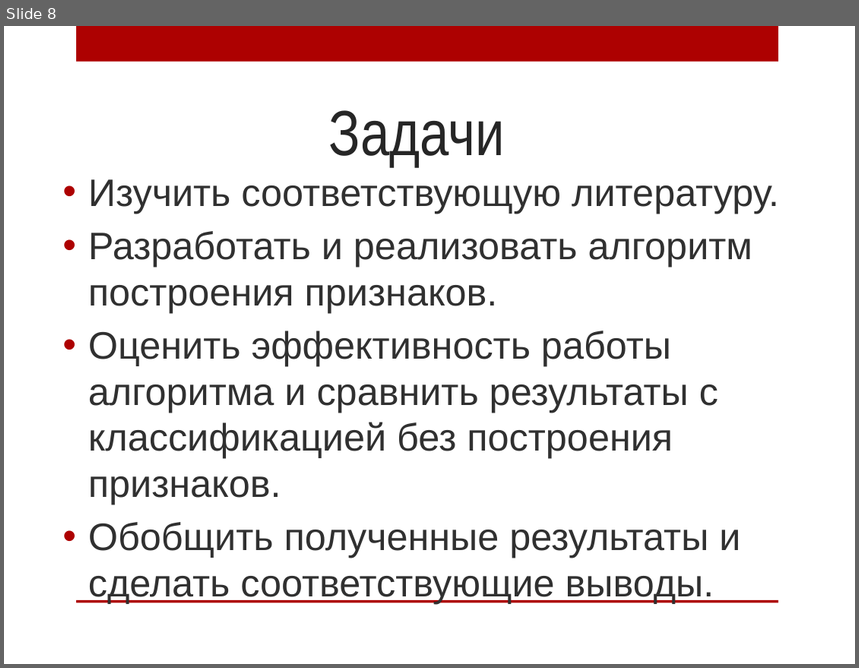
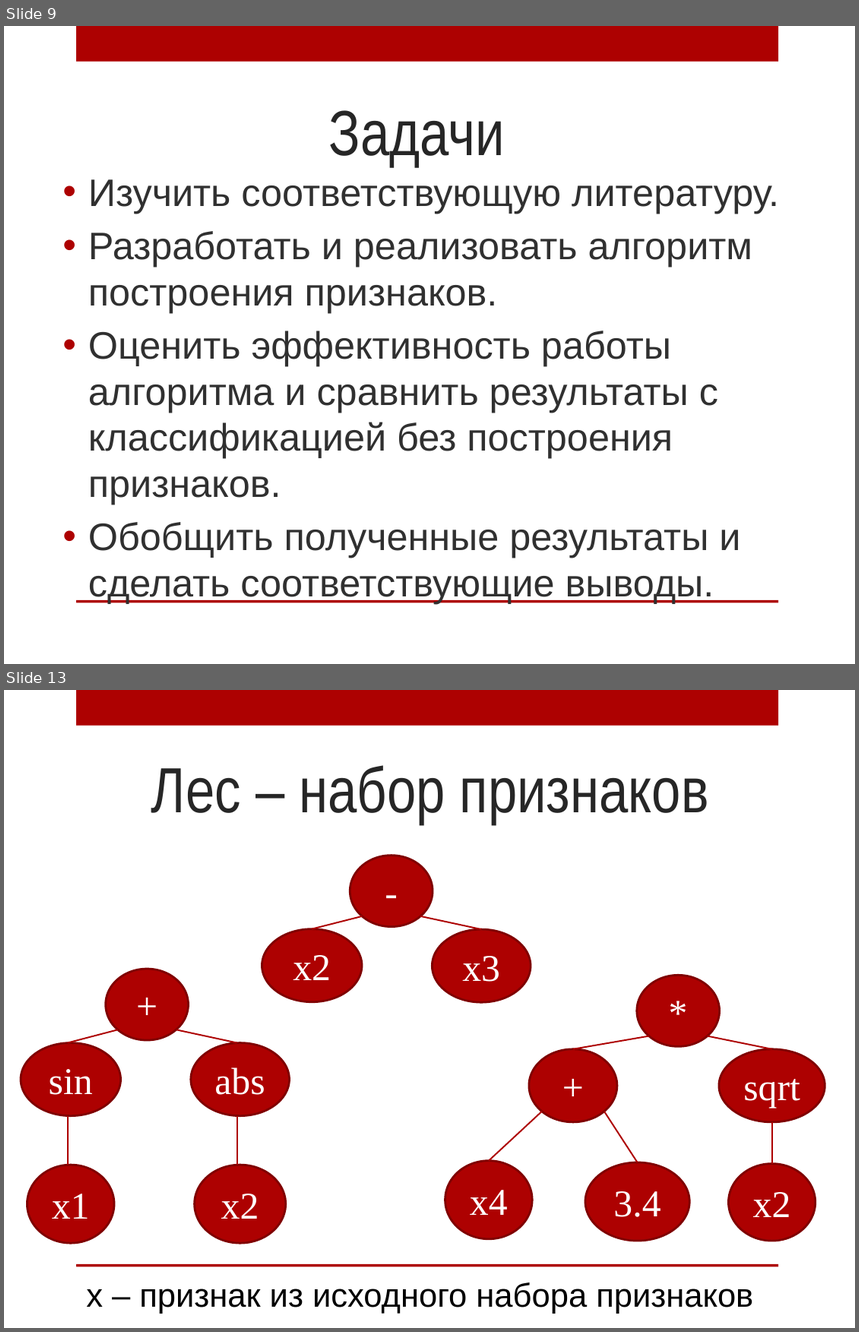
Before and after one commit to AnnaIbakaeva/Genetic, a slide deck: Диплом/Магистратура.pptx. Shown one above the other, each under a label of ours: slide 8 before the commit, slides 9 and 13 after it; the slides between them are not shown. The pictures are 859x668 and 859x1332 pixels, drawn with LibreOffice and Linux fonts; fonts in the diff are those of the drawing; background and template pictures are left out. Boxes give left, top, right and bottom in pixels: in the first picture for what was removed or moved away, otherwise in the second. Text is boxed around its words. In the diff, an @@ line names an element or a change of style, - is before the commit and + after.

```diff
--- a/Диплом/Магистратура.pptx
+++ b/Диплом/Магистратура.pptx
@@ slide 13 added at <box>4,690,855,1328</box>, background picture (left out); not listed: 2 template elements that a slide beside it also shows @@
@@ title added at <box>151,765,709,824</box>, 54 pt, text #262626 @@
+Лес – набор признаков
@@ ellipse added at <box>351,855,433,926</box>, fill #AD0101, outline #800101 1.75 pt, 32 pt, text #FFFFFF @@
+-
@@ line added from (312, 929) to (363, 916), #AD0101 1.25 pt @@
@@ line added from (420, 916) to (481, 929), #AD0101 1.25 pt @@
@@ ellipse added at <box>262,929,361,1002</box>, fill #AD0101, outline #800101 1.75 pt, 32 pt, text #FFFFFF @@
+x2
@@ ellipse added at <box>432,929,531,1002</box>, fill #AD0101, outline #800101 1.75 pt, 32 pt, text #FFFFFF @@
+x3
@@ ellipse added at <box>105,969,188,1040</box>, fill #AD0101, outline #800101 1.75 pt, 32 pt, text #FFFFFF @@
++
@@ ellipse added at <box>637,975,720,1046</box>, fill #AD0101, outline #800101 1.75 pt, 32 pt, text #FFFFFF @@
+*
@@ line added from (68, 1043) to (118, 1030), #AD0101 1.25 pt @@
@@ line added from (176, 1030) to (237, 1043), #AD0101 1.25 pt @@
@@ ellipse added at <box>21,1043,120,1116</box>, fill #AD0101, outline #800101 1.75 pt, 32 pt, text #FFFFFF @@
+sin
@@ ellipse added at <box>190,1043,289,1116</box>, fill #AD0101, outline #800101 1.75 pt, 32 pt, text #FFFFFF @@
+abs
@@ ellipse added at <box>529,1049,618,1122</box>, fill #AD0101, outline #800101 1.75 pt, 32 pt, text #FFFFFF @@
++
@@ line added from (573, 1049) to (649, 1037), #AD0101 1.25 pt @@
@@ line added from (708, 1037) to (772, 1049), #AD0101 1.25 pt @@
@@ ellipse added at <box>719,1049,826,1122</box>, fill #AD0101, outline #800101 1.75 pt, 32 pt, text #FFFFFF @@
+sqrt
@@ line added from (68, 1116) to (68, 1165), #AD0101 1.25 pt @@
@@ line added from (237, 1116) to (237, 1165), #AD0101 1.25 pt @@
@@ line added from (542, 1111) to (489, 1160), #AD0101 1.25 pt @@
@@ line added from (604, 1111) to (637, 1163), #AD0101 1.25 pt @@
@@ line added from (772, 1122) to (772, 1164), #AD0101 1.25 pt @@
@@ ellipse added at <box>27,1165,113,1243</box>, fill #AD0101, outline #800101 1.75 pt, 32 pt, text #FFFFFF @@
+x1
@@ ellipse added at <box>195,1165,286,1243</box>, fill #AD0101, outline #800101 1.75 pt, 32 pt, text #FFFFFF @@
+x2
@@ ellipse added at <box>445,1160,531,1239</box>, fill #AD0101, outline #800101 1.75 pt, 32 pt, text #FFFFFF @@
+x4
@@ ellipse added at <box>585,1163,690,1241</box>, fill #AD0101, outline #800101 1.75 pt, 32 pt, text #FFFFFF @@
+3.4
@@ ellipse added at <box>728,1164,815,1242</box>, fill #AD0101, outline #800101 1.75 pt, 32 pt, text #FFFFFF @@
+x2
@@ text added at <box>86,1283,753,1314</box>, 28 pt, text #000000 @@
+x – признак из исходного набора признаков
@@ what was slide 8 is now slide 9 @@
```
Also in this commit, not shown: 2 slides changed, 4 other slides added, 5 slides removed, 5 other files.
